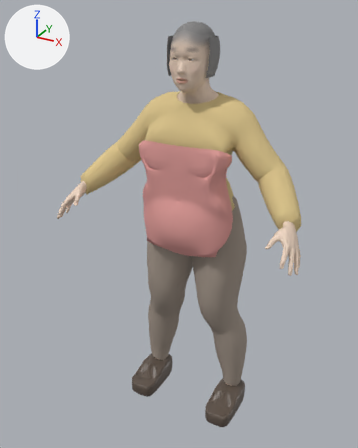
A saved change to the glTF model assets/people/mother.glb.
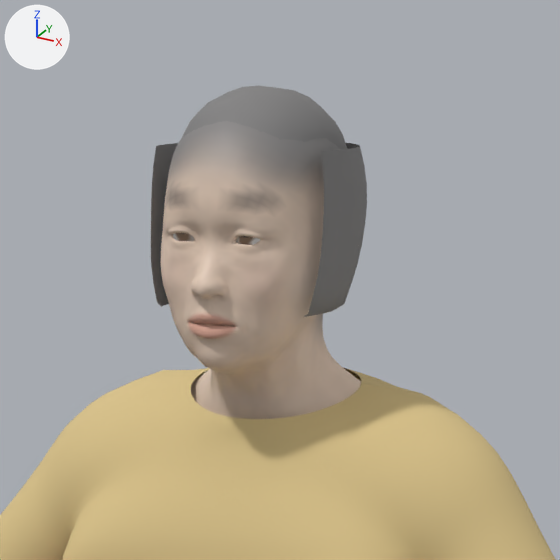
Old and new are each drawn whole from a 50 mm lens placed at (0.734, -1.493, 1.463), pointed at (-0.035, -0.095, 0.764) and again close up on the part from 36% to 75% of the width and 0% to 31% of the height. Every picture has the same lights, and +X, +Y and +Z are marked at upper left. The older version's two pictures come first. Vertices at exactly the same position are counted once.

Before the edit, the objects in view are built like this:
```python
mat_hair = principled_material('Hair')
mat_hair.base_color = (0.221, 0.217, 0.217)  # grey #818080
mat_hair.roughness = 0.75
me_bob = bpy.data.meshes.new('Bob')
me_bob.from_pydata(...)  # 340 vertices, 594 faces; spans x -0.078..0.078, y -0.109..0.032, z 1.265..1.38
me_bob.materials.append(mat_bob)  # grey #818080
me_body = bpy.data.meshes.new('Body')
me_body.from_pydata(...)  # 8841 vertices, 17290 faces; spans x -0.437..0.437, y -0.301..0.07, z 0.063..1.415
# faces by material slot: [16370, 280, 192, 448]
me_body.materials.append(mat_skin)
me_body.materials.append(mat_eye)
me_body.materials.append(mat_teeth)
me_body.materials.append(mat_tongue)
me_hair = bpy.data.meshes.new('Hair')
me_hair.from_pydata(...)  # 240 vertices, 412 faces; spans x -0.058..0.058, y -0.124..0.023, z 1.27..1.421
me_hair.materials.append(mat_hair)  # grey #818080
ob_bob = bpy.data.objects.new('Bob', me_bob)
ob_bob.location = (0.0, 0.0, 0.0)
ob_body = bpy.data.objects.new('Body', me_body)
ob_body.location = (0.0, 0.0, 0.0)
ob_hair = bpy.data.objects.new('Hair', me_hair)
ob_hair.location = (0.0, 0.0, 0.0)
# also in view: 'Top' at (0.0, -0.063, 1.021)
```
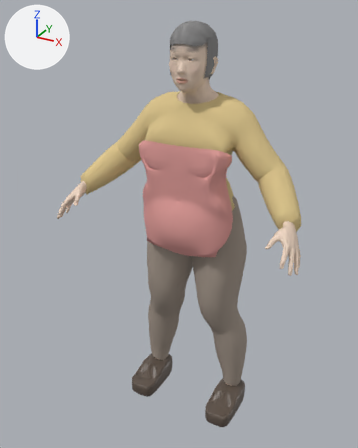
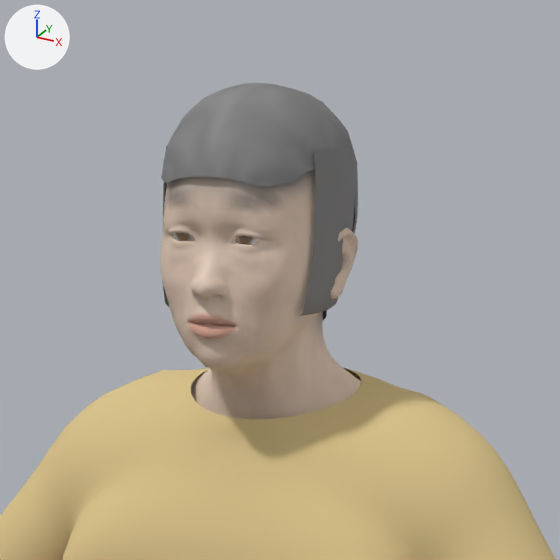
Where the change shows, as pixel boxes [x1, y1, x2, y2] in the close-ups (560 x 560 px):
'Hair', recoloured, reshaped: before [182, 85, 347, 150]; after [161, 83, 358, 320]
'Bob', reshaped (11% narrower): before [151, 143, 367, 317]; after [162, 146, 355, 316]

The change, as a diff of the scene's bpy script:
```diff
--- a/assets/people/mother.glb.py
+++ b/assets/people/mother.glb.py
@@ mat_hair @@
 n0 = _N.new('ShaderNodeBsdfPrincipled'); n0.name = 'Principled BSDF'
-n0.inputs[0].default_value = (0.221, 0.217, 0.217, 1.0)  # 'Base Color', grey #818080
-n0.inputs[2].default_value = 0.75  # 'Roughness'
+n0.inputs[2].default_value = 0.7  # 'Roughness'
 n1 = _N.new('ShaderNodeOutputMaterial'); n1.name = 'Material Output'
+n2 = _N.new('ShaderNodeVertexColor'); n2.name = 'Color Attribute'
 _L.new(n0.outputs[0], n1.inputs[0])  # 'BSDF' to 'Surface'
+_L.new(n2.outputs[0], n0.inputs[0])  # 'Color' to 'Base Color'
@@ me_bob @@
 # used by ob_bob; location = (0.0, 0.0, 0.0)
-me_bob.from_pydata(...)  # 340 vertices, 594 faces; spans x -0.078..0.078, y -0.109..0.032, z 1.265..1.38
+me_bob.from_pydata(...)  # 340 vertices, 594 faces; spans x -0.069..0.069, y -0.107..0.023, z 1.265..1.38
+# me_bob part 1: 340 of 340 vertices moved; they spanned x -0.078..0.078, y -0.109..0.032, z 1.265..1.38 and now span x -0.069..0.069, y -0.107..0.023, z 1.265..1.38; mean shift (0.0, -0.004, 0.0)
 me_bob.materials.append(mat_bob)
@@ me_hair @@
 # used by ob_hair; location = (0.0, 0.0, 0.0)
-me_hair.from_pydata(...)  # 240 vertices, 412 faces; spans x -0.058..0.058, y -0.124..0.023, z 1.27..1.421
+me_hair.from_pydata(...)  # 377 vertices, 668 faces; spans x -0.067..0.067, y -0.148..0.021, z 1.249..1.424
+# me_hair part 2: 2 vertices moved within x -0.017..0.017, y -0.014, z 1.407; 229 vertices removed from x -0.058..0.058, y -0.124..0.023, z 1.27..1.421; 366 vertices added at x -0.067..0.067, y -0.148..0.021, z 1.249..1.424
 me_hair.materials.append(mat_hair)
```
